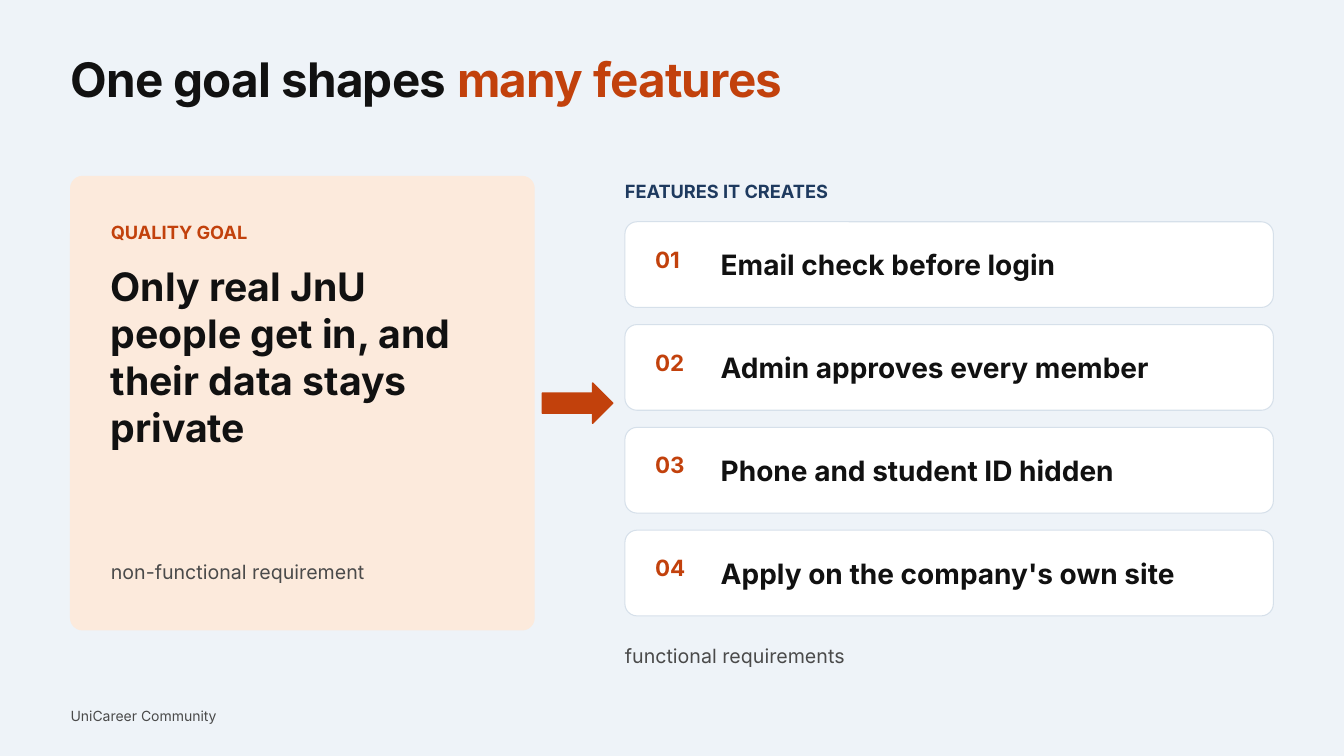
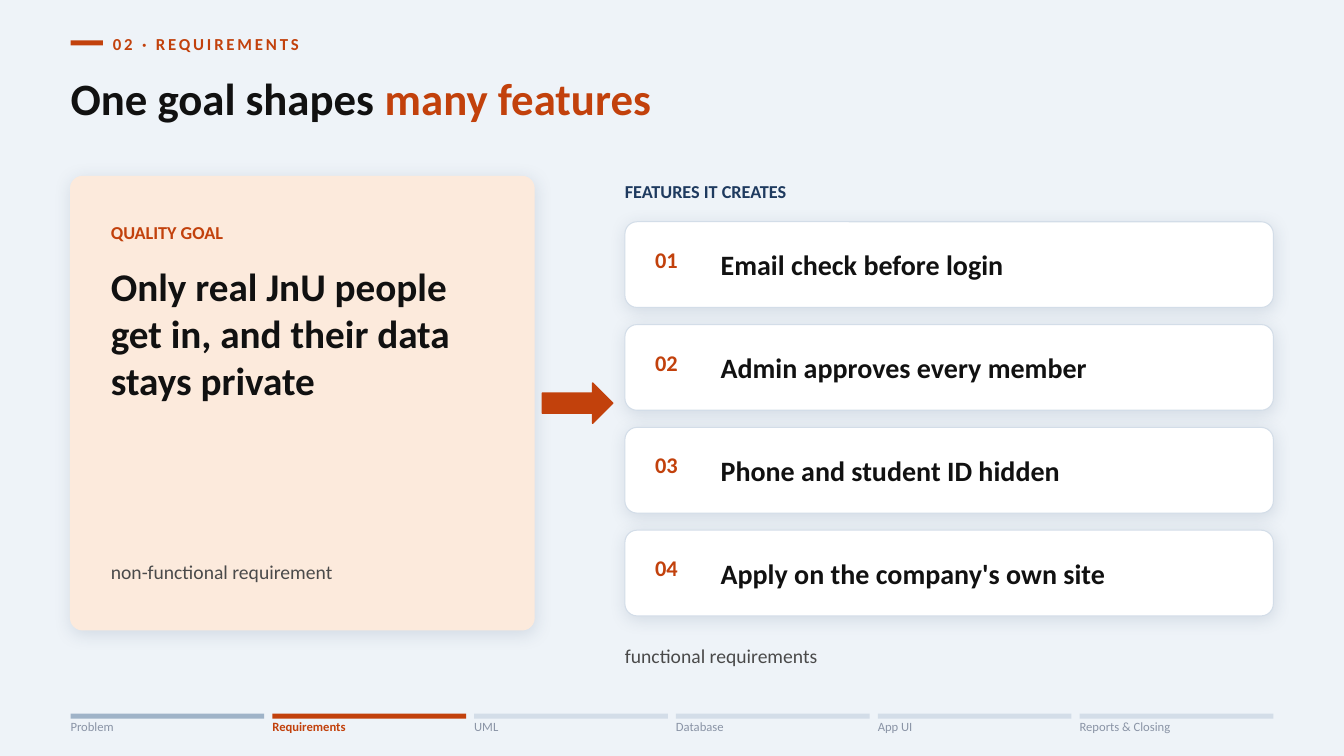
Before and after one commit to sooooojib/CAMPUS_JOB_HUNTING, a slide deck: slide 1 of presentation/02_Requirements.pptx. Drawn at 1344x756 pixels with LibreOffice and Linux fonts; fonts in the diff are those of the drawing. Boxes give left, top, right and bottom in pixels: in the first picture for what was removed or moved away, otherwise in the second. Text is boxed around its words. In the diff, an @@ line names an element or a change of style, - is before the commit and + after.

Commit message:
docs(presentation): update defense presentation decks, full deck merge, ER diagrams, and assets
- Reorganize modular defense presentation decks (01 through 06)
- Add unified full presentation deck (UniCareer_Full_Presentation.pptx)
- Update ER diagram exports (PDF, PNG, SVG)
- Update slide generators, theme config, and real table samples
- Archive legacy slide iterations in presentation/_archive/

```diff
--- a/presentation/02_Requirements.pptx
+++ b/presentation/02_Requirements.pptx
@@ rectangle added at (71, 40, 103, 45), fill #C2410C @@
@@ text added at (113, 39, 299, 52), 12 pt, text #C2410C, bold @@
+02 · REQUIREMENTS
@@ title "One goal shapes many features": place and size @@
-title "One goal shapes many features" at (71, 60, 782, 108)
+title "One goal shapes many features" at (71, 83, 651, 123)
@@ title "One goal shapes many features" at (71, 83, 651, 123): size 34 to 32 pt, font Inter to Calibri, letter spacing -0.5 to 0 pt; vertical alignment top to middle @@
@@ rounded rectangle at (71, 176, 534, 630): shadow on @@
@@ outline #D6E0EA 0.75 pt to #D3DDE8 0.75 pt; shadow on in 4 elements at (625, 222, 1273, 308), (625, 325, 1273, 410), (625, 427, 1273, 513), (625, 530, 1273, 616) @@
@@ font Inter to Calibri in 13 elements at (111, 227, 223, 242), (111, 273, 449, 401), (111, 565, 332, 582), (625, 186, 786, 198), (655, 253, 678, 268), (721, 255, 1003, 280), (655, 356, 678, 371), (721, 358, 1087, 383), (655, 458, 678, 473), (721, 461, 1059, 482), (655, 561, 678, 576), (721, 564, 1105, 589), (625, 649, 818, 666) @@
@@ text removed at (71, 710, 217, 724) @@
-UniCareer Community
@@ rectangle added at (71, 714, 264, 719), fill #9FB3C8 @@
@@ rectangle added at (272, 714, 466, 719), fill #C2410C @@
@@ rectangle added at (474, 714, 667, 719), fill #D3DDE8 @@
@@ rectangle added at (677, 714, 870, 719), fill #D3DDE8 @@
@@ rectangle added at (878, 714, 1072, 719), fill #D3DDE8 @@
@@ rectangle added at (1080, 714, 1273, 719), fill #D3DDE8 @@
@@ text added at (71, 722, 114, 731), 9 pt, text #8A94A6 @@
+Problem
@@ text added at (272, 722, 345, 733), 9 pt, text #C2410C, bold @@
+Requirements
@@ text added at (474, 723, 498, 731), 9 pt, text #8A94A6 @@
+UML
@@ text added at (676, 722, 724, 731), 9 pt, text #8A94A6 @@
+Database
@@ text added at (878, 723, 912, 733), 9 pt, text #8A94A6 @@
+App UI
@@ text added at (1080, 722, 1171, 733), 9 pt, text #8A94A6 @@
+Reports & Closing
```
Also in this commit, not shown: 4 other slides changed, 3 slides removed, 44 other files.
